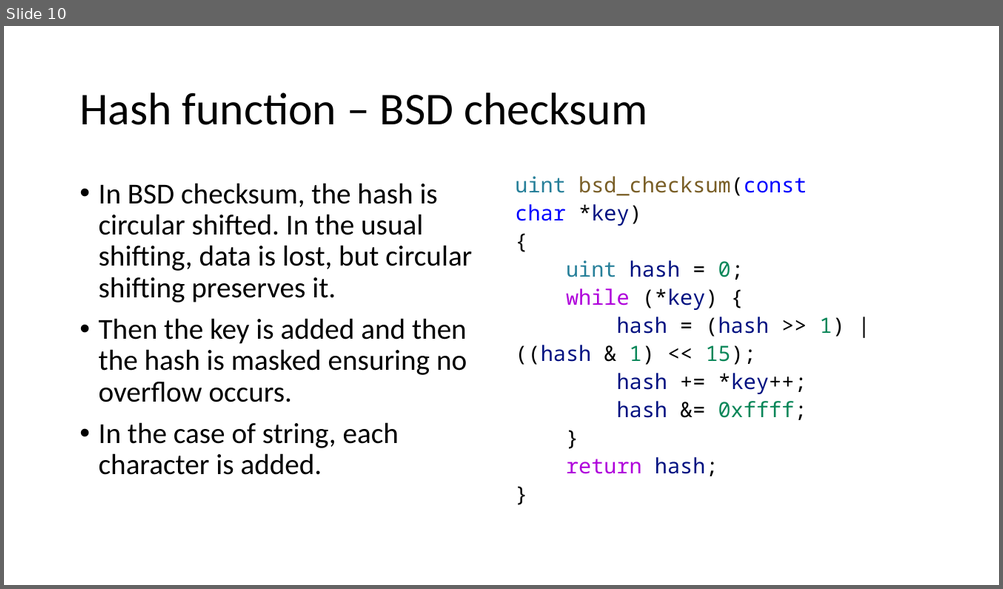
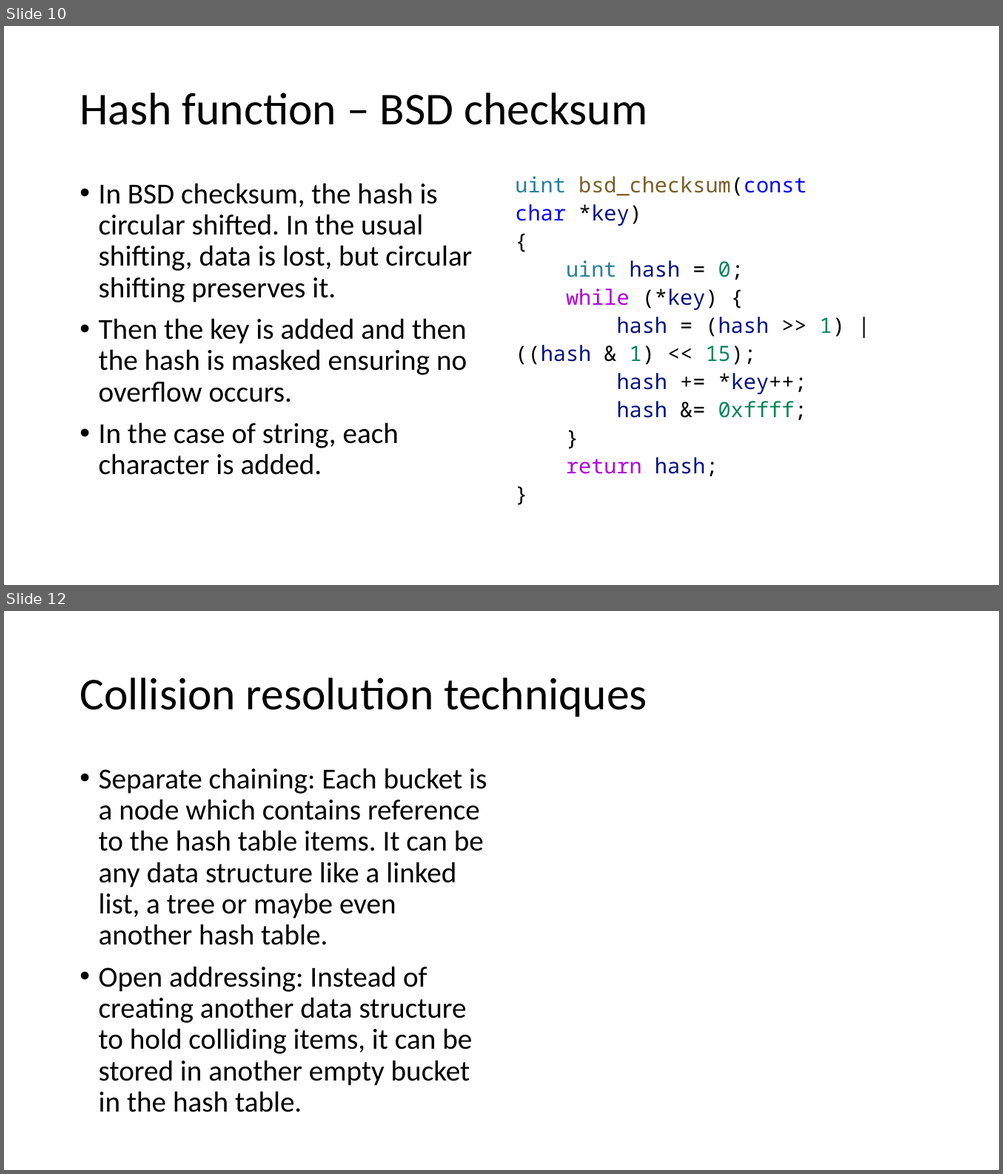
Before and after one commit to duskygloom/data_structures, a slide deck: hash_table_presentation/hashing.pptx. Shown one above the other, each under a label of ours: slide 10 before the commit, slides 10 and 12 after it; the slides between them are not shown. The pictures are 1003x589 and 1003x1174 pixels, drawn with LibreOffice and Linux fonts; fonts in the diff are those of the drawing. Boxes give left, top, right and bottom in pixels: in the first picture for what was removed or moved away, otherwise in the second. Text is boxed around its words. In the diff, an @@ line names an element or a change of style, - is before the commit and + after.

```diff
--- a/hash_table_presentation/hashing.pptx
+++ b/hash_table_presentation/hashing.pptx
@@ slide 12 added at box(4, 611, 999, 1170), background #FFFFFF @@
@@ title added at box(79, 678, 647, 717), 44 pt, text #000000 @@
+Collision resolution techniques
@@ text added at box(99, 768, 486, 1113), 28 pt, text #000000 @@
+• Separate chaining: Each bucket is a node which contains reference to the hash table items. It can be any data structure like a linked list, a tree or maybe even another hash table.
+• Open addressing: Instead of creating another data structure to hold colliding items, it can be stored in another empty bucket in the hash table.
```
Also in this commit, not shown: 6 slides changed, 3 other slides added, 3 other files.
